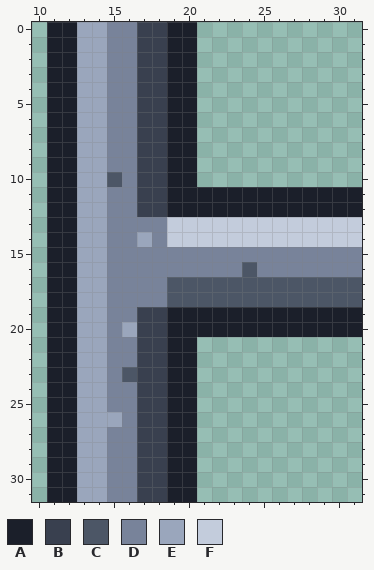
Pixel-art file, stored at tiles/wall_tee_w.aseprite. The picture above was drawn from the file before the commit.
32x32 pixels, 1 frame. Shown: x 10..31, y 0..31.
Visible layers, top first: "shade", "base".
Palette (. is transparent): A #1b1f2a  B #39404f  C #4c5666  D #78839a  E #9aa6bc  F #c3ccdc
Pixels before, first column x 11:
 0 AAEEDDBBAA...........
 1 AAEEDDBBAA...........
 2 AAEEDDBBAA...........
 3 AAEEDDBBAA...........
 4 AAEEDDBBAA...........
 5 AAEEDDBBAA...........
 6 AAEEDDBBAA...........
 7 AAEEDDBBAA...........
 8 AAEEDDBBAA...........
 9 AAEEDDBBAA...........
10 AAEECDBBAA...........
11 AAEEDDBBAAAAAAAAAAAAA
12 AAEEDDBBAAAAAAAAAAAAA
13 AAEEDDDDFFFFFFFFFFFFF
14 AAEEDDEDFFFFFFFFFFFFF
15 AAEEDDDDDDDDDDDDDDDDD
16 AAEEDDDDDDDDDCDDDDDDD
17 AAEEDDDDCCCCCCCCCCCCC
18 AAEEDDDDCCCCCCCCCCCCC
19 AAEEDDBBAAAAAAAAAAAAA
20 AAEEDEBBAAAAAAAAAAAAA
21 AAEEDDBBAA...........
22 AAEEDDBBAA...........
23 AAEEDCBBAA...........
24 AAEEDDBBAA...........
25 AAEEDDBBAA...........
26 AAEEEDBBAA...........
27 AAEEDDBBAA...........
28 AAEEDDBBAA...........
29 AAEEDDBBAA...........
30 AAEEDDBBAA...........
31 AAEEDDBBAA...........
The same view after the edit:
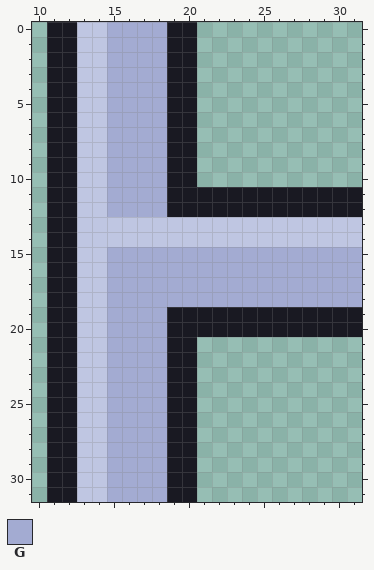
Colours new in this view: G #a3abd2
What changed:
colour A: #1b1f2a -> #191922
colour E: #9aa6bc -> #bfc6e2
Changed rows in their new state; - is a pixel that keeps its letter.
Layers "ink", "flat":
first column x 15:
 0 GGGG-------------
 1 GGGG-------------
 2 GGGG-------------
 3 GGGG-------------
 4 GGGG-------------
 5 GGGG-------------
 6 GGGG-------------
 7 GGGG-------------
 8 GGGG-------------
 9 GGGG-------------
10 GGGG-------------
11 GGGG-------------
12 GGGG-------------
13 EEEEEEEEEEEEEEEEE
14 EE-EEEEEEEEEEEEEE
15 GGGGGGGGGGGGGGGGG
16 GGGGGGGGGGGGGGGGG
17 GGGGGGGGGGGGGGGGG
18 GGGGGGGGGGGGGGGGG
19 GGGG-------------
20 GGGG-------------
21 GGGG-------------
22 GGGG-------------
23 GGGG-------------
24 GGGG-------------
25 GGGG-------------
26 GGGG-------------
27 GGGG-------------
28 GGGG-------------
29 GGGG-------------
30 GGGG-------------
31 GGGG-------------
Pixel boxes of the changes (left, top, right, bottom) in both pictures:
changed: (47, 22, 362, 502)
